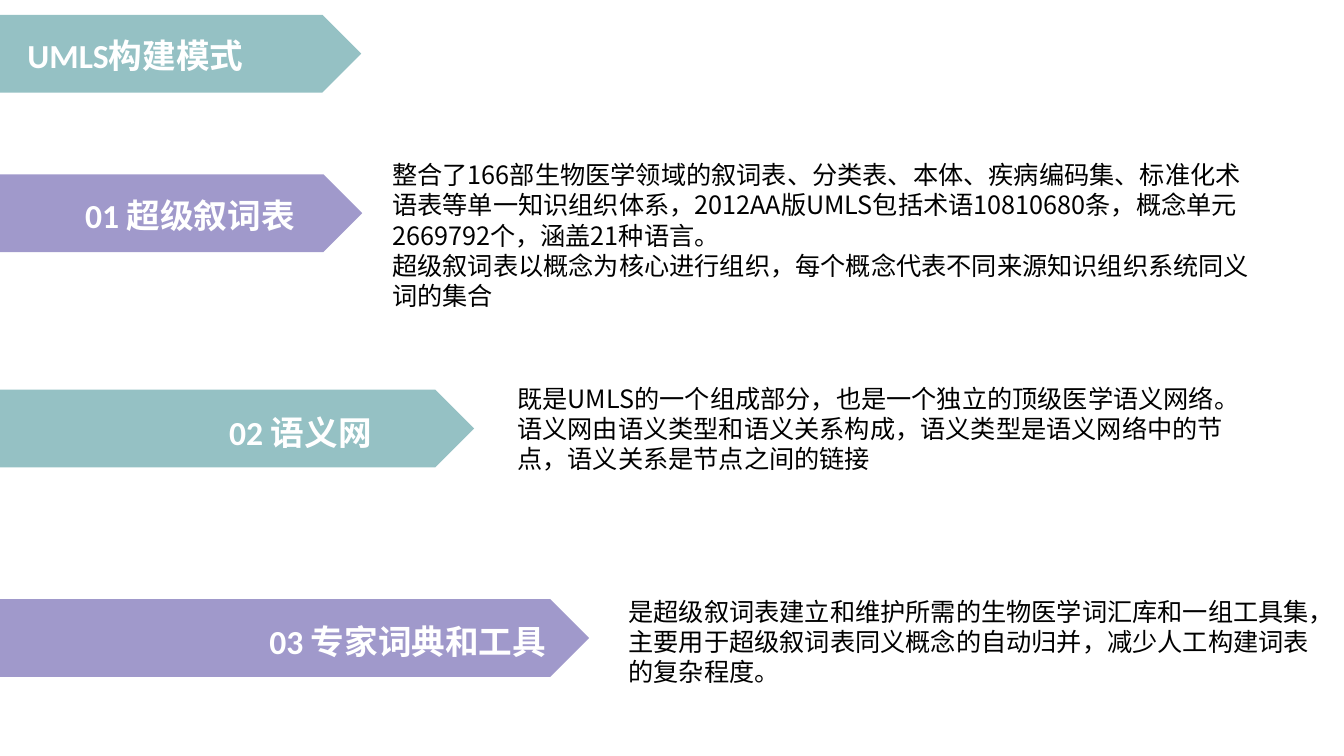
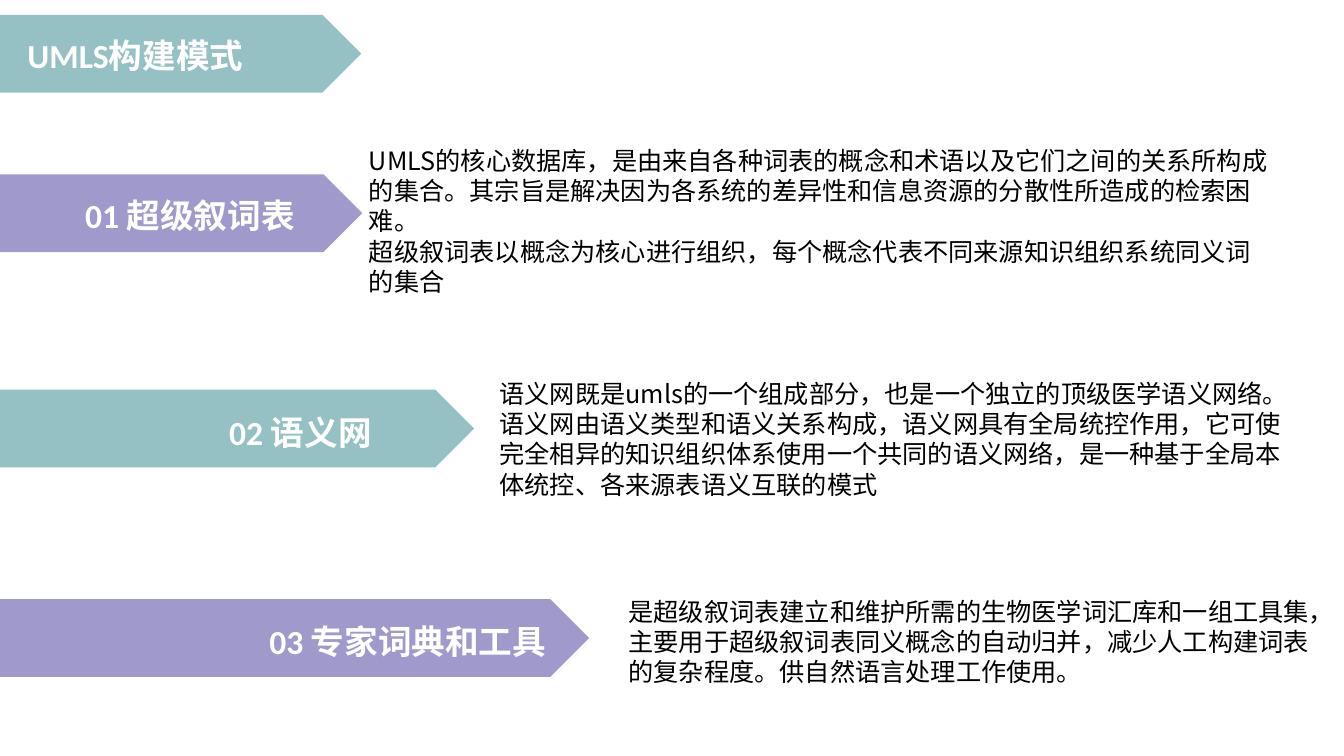
Before and after one commit to peijiawen98/TLK_1107, a slide deck: slide 22 of 电子词典需求分析.pptx (slide 23 before the commit). Drawn at 1344x756 pixels with LibreOffice and Linux fonts; fonts in the diff are those of the drawing. Boxes give left, top, right and bottom in pixels: in the first picture for what was removed or moved away, otherwise in the second. Text is boxed around its words. In the diff, an @@ line names an element or a change of style, - is before the commit and + after.

```diff
--- a/电子词典需求分析.pptx
+++ b/电子词典需求分析.pptx
@@ text "UMLS的核心数据库，是由来自各种词表的概念和术语以及它们之间的关系所构成的集合。其宗旨是解决因为各系统的差异性和信息资 ...": place and size @@
-text "UMLS的核心数据库，是由来自各种词表的概念和术语以及它们之间的关系所构成的集合。其宗旨是解决因为各系统的差异性和信息资 ..." at bbox=[392, 162, 1249, 307]
+text "UMLS的核心数据库，是由来自各种词表的概念和术语以及它们之间的关系所构成的集合。其宗旨是解决因为各系统的差异性和信息资 ..." at bbox=[369, 148, 1267, 293]
@@ text at bbox=[369, 148, 1267, 232]: text changed @@
-整合了166部生物医学领域的叙词表、分类表、本体、疾病编码集、标准化术语表等单一知识组织体系，2012AA版UMLS包括术语10810680条，概念单元2669792个，涵盖21种语言。
+UMLS的核心数据库，是由来自各种词表的概念和术语以及它们之间的关系所构成的集合。其宗旨是解决因为各系统的差异性和信息资源的分散性所造成的检索困难。
@@ text at bbox=[500, 381, 1288, 496]: text changed @@
-既是UMLS的一个组成部分，也是一个独立的顶级医学语义网络。语义网由语义类型和语义关系构成，语义类型是语义网络中的节点，语义关系是节点之间的链接
+语义网既是umls的一个组成部分，也是一个独立的顶级医学语义网络。语义网由语义类型和语义关系构成，语义网具有全局统控作用，它可使完全相异的知识组织体系使用一个共同的语义网络，是一种基于全局本体统控、各来源表语义互联的模式
@@ text at bbox=[629, 599, 1335, 683]: text changed @@
-是超级叙词表建立和维护所需的生物医学词汇库和一组工具集，主要用于超级叙词表同义概念的自动归并，减少人工构建词表的复杂程度。
+是超级叙词表建立和维护所需的生物医学词汇库和一组工具集，主要用于超级叙词表同义概念的自动归并，减少人工构建词表的复杂程度。供自然语言处理工作使用。
```
Also in this commit, not shown: 1 other slide changed, 1 slide added.
